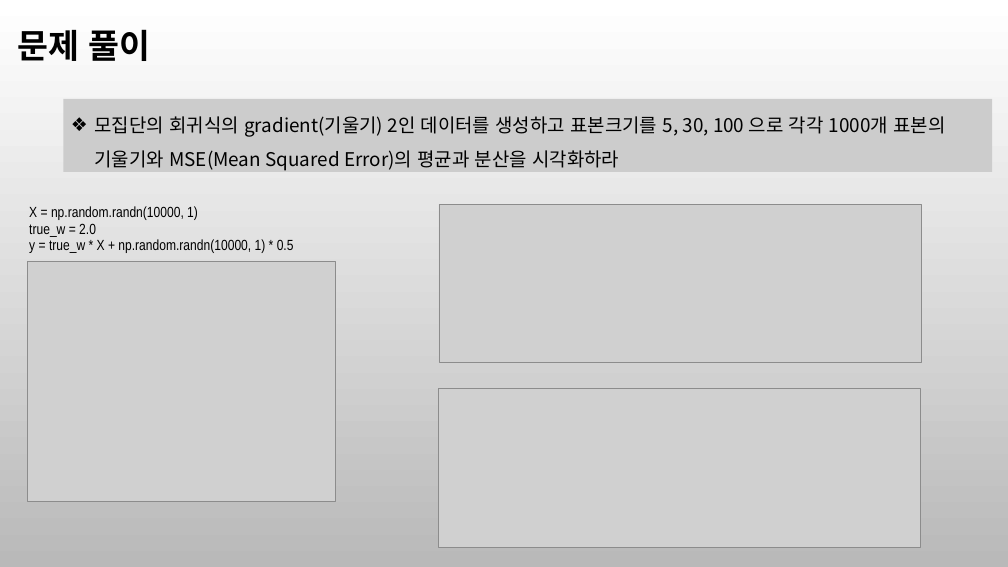
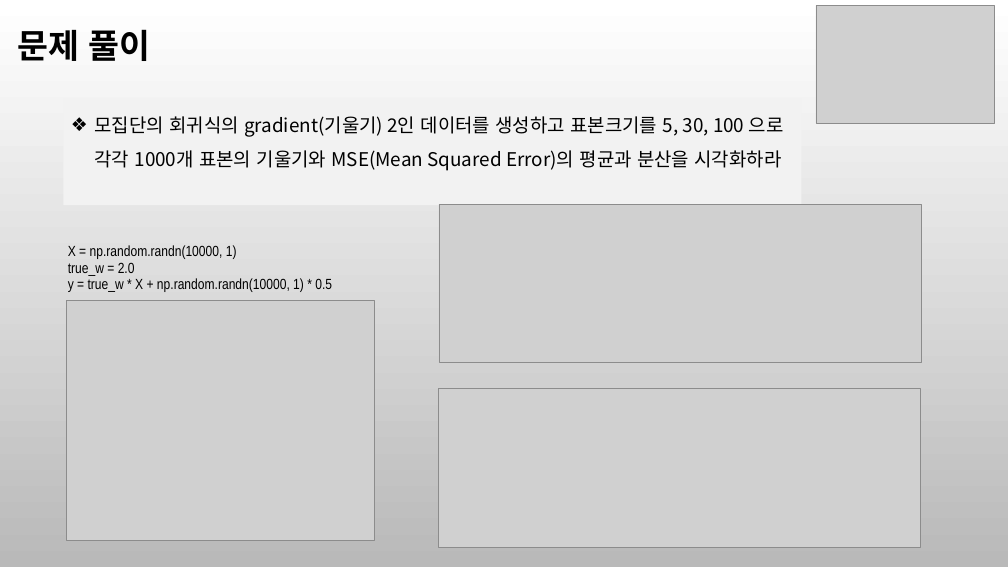
Before and after one commit to ancestor9/mathematics-for-machine-learning, a slide deck: slide 28 of 8_Modeling & Simulation.pptx (slide 23 before the commit). Drawn at 1008x567 pixels with LibreOffice and Linux fonts; fonts in the diff are those of the drawing; grey boxes stand for pictures; background and template pictures are left out. Boxes give left, top, right and bottom in pixels: in the first picture for what was removed or moved away, otherwise in the second. Text is boxed around its words. In the diff, an @@ line names an element or a change of style, - is before the commit and + after.

```diff
--- a/8_Modeling & Simulation.pptx
+++ b/8_Modeling & Simulation.pptx
@@ picture added at [816,5,994,123] @@
@@ rectangle "모집단의 회귀식의 gradient(기울기) 2인 데이터를 ...": place and size @@
-rectangle "모집단의 회귀식의 gradient(기울기) 2인 데이터를 ..." at [64,99,992,172]
+rectangle "모집단의 회귀식의 gradient(기울기) 2인 데이터를 ..." at [64,99,802,206]
@@ rectangle "모집단의 회귀식의 gradient(기울기) 2인 데이터를 ..." at [64,99,802,206]: fill #CCCCCC to #F2F2F2 @@
@@ text "X = np.random.randn(10000, 1)": place and size @@
-text "X = np.random.randn(10000, 1)" at [29,206,294,253]
+text "X = np.random.randn(10000, 1)" at [68,245,332,292]
@@ picture: place and size @@
-picture at [28,262,336,501]
+picture at [67,300,374,540]
```
Also in this commit, not shown: 11 other slides changed, 8 slides added, 2 slides removed.
